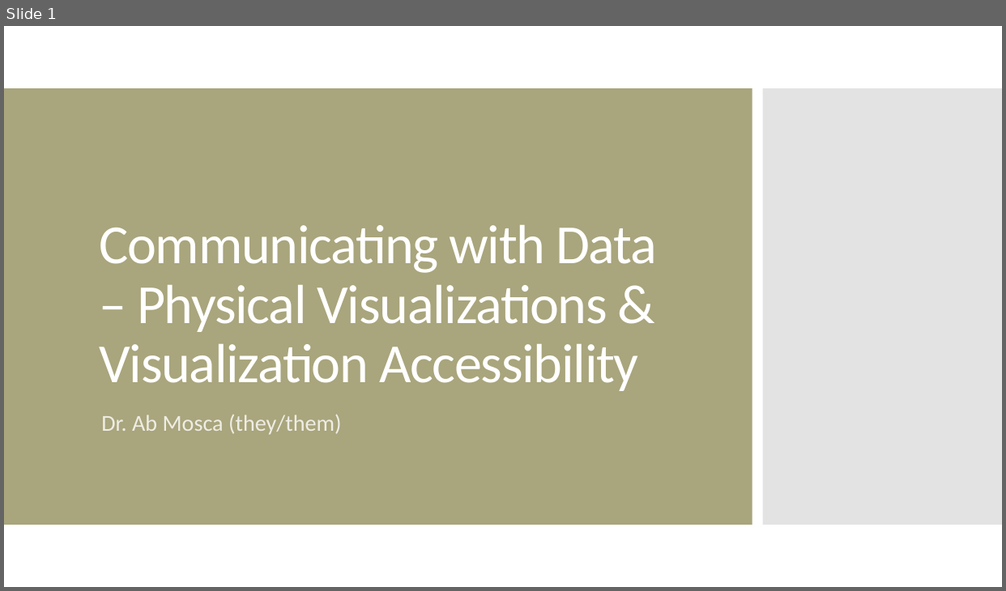
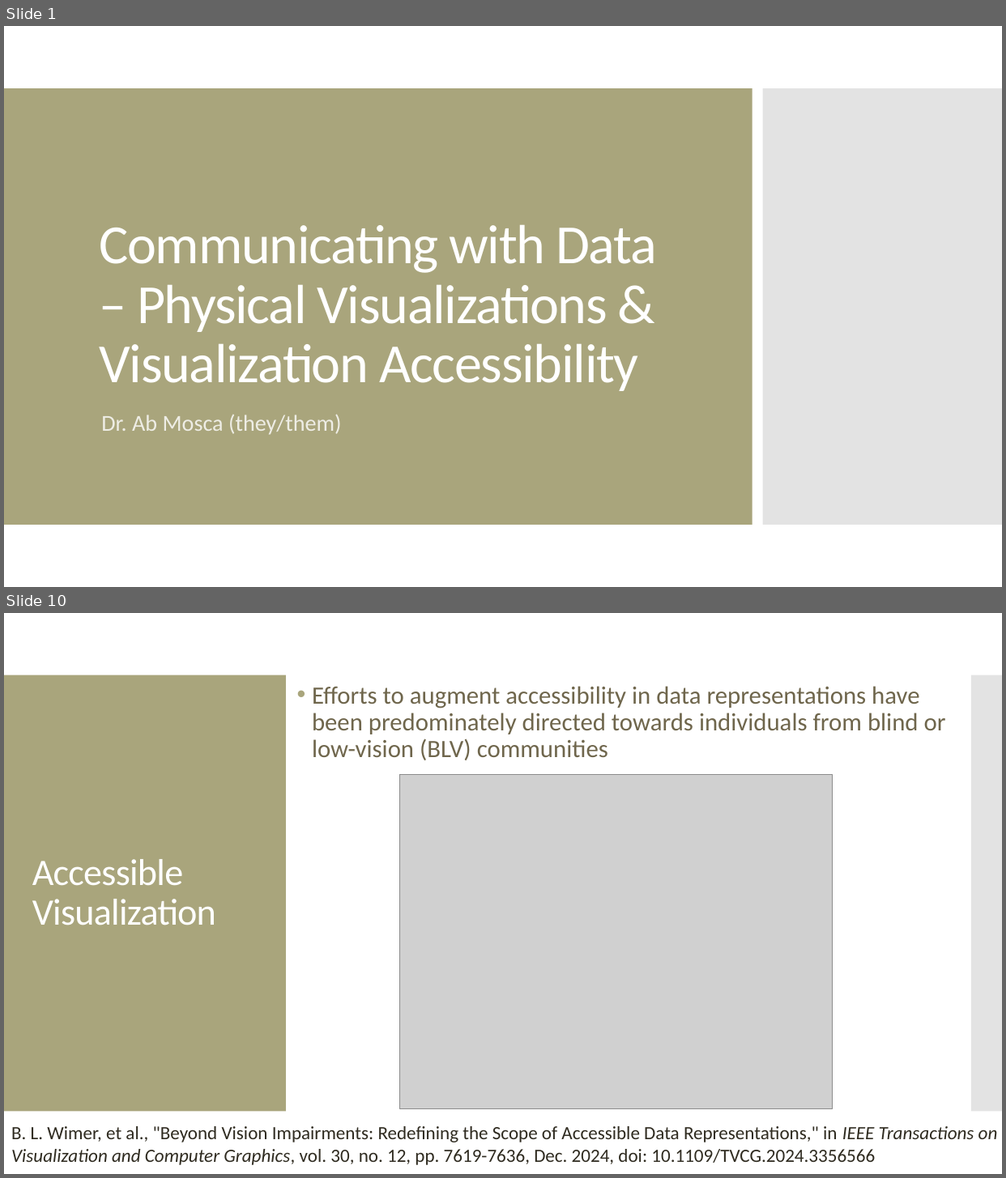
Before and after one commit to amosca01/SDS-CSC109, a slide deck: slides/12-physical-vis-accessibility.pptx. Shown one above the other, each under a label of ours: slide 1 before the commit, slides 1 and 10 after it; the slides between them are not shown. The pictures are 1006x591 and 1006x1178 pixels, drawn with LibreOffice and Linux fonts; fonts in the diff are those of the drawing; grey boxes stand for pictures. Boxes give left, top, right and bottom in pixels: in the first picture for what was removed or moved away, otherwise in the second. Text is boxed around its words. In the diff, an @@ line names an element or a change of style, - is before the commit and + after.

```diff
--- a/slides/12-physical-vis-accessibility.pptx
+++ b/slides/12-physical-vis-accessibility.pptx
@@ slide 10 added at <box>4,613,1002,1174</box>, background #FFFFFF @@
@@ rectangle added at <box>4,675,286,1112</box>, fill #A9A57C @@
@@ rectangle added at <box>971,675,1002,1112</box>, fill #C8C8C8 at 50% opacity @@
@@ text added at <box>312,686,946,760</box>, 24 pt, text #6F664C @@
+• Efforts to augment accessibility in data representations have been predominately directed towards individuals from blind or low-vision (BLV) communities
@@ picture added at <box>400,775,832,1110</box> @@
@@ title added at <box>32,859,216,926</box>, 36 pt, text #FFFFFF @@
+Accessible Visualization
@@ text added at <box>11,1127,998,1165</box>, 18 pt, text #2F2B20 @@
+B. L. Wimer, et al., "Beyond Vision Impairments: Redefining the Scope of Accessible Data Representations," in IEEE Transactions on Visualization and Computer Graphics, vol. 30, no. 12, pp. 7619-7636, Dec. 2024, doi: 10.1109/TVCG.2024.3356566
```
Also in this commit, not shown: 1 slide changed, 26 other slides added, 4 other files.
